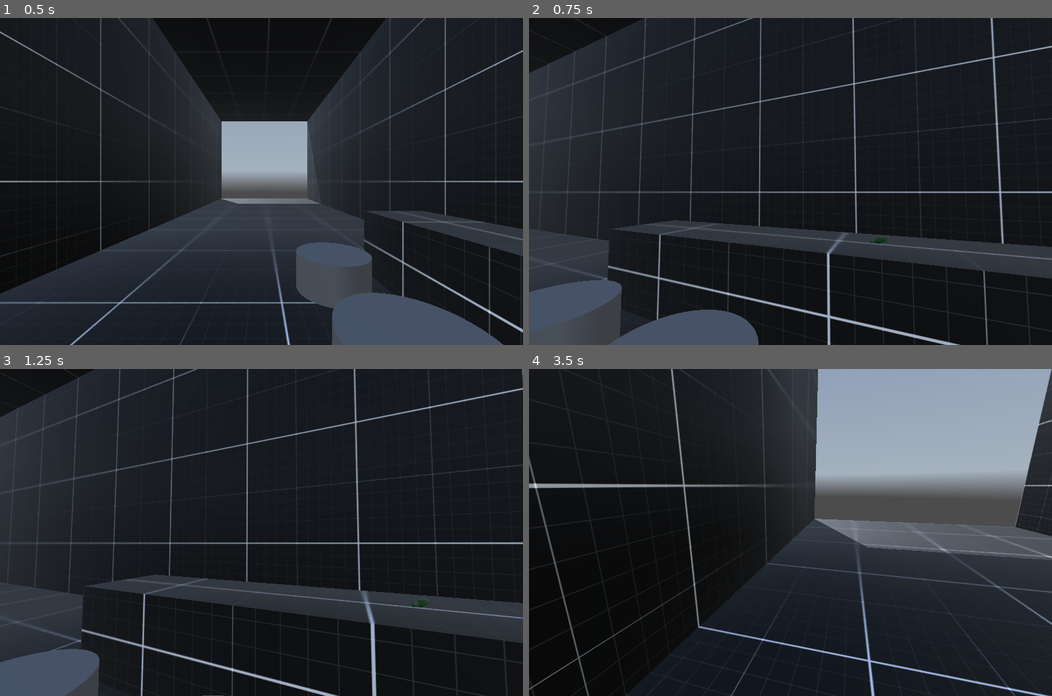
Above: before the commit, frames 1-4 (two rows, left to right).
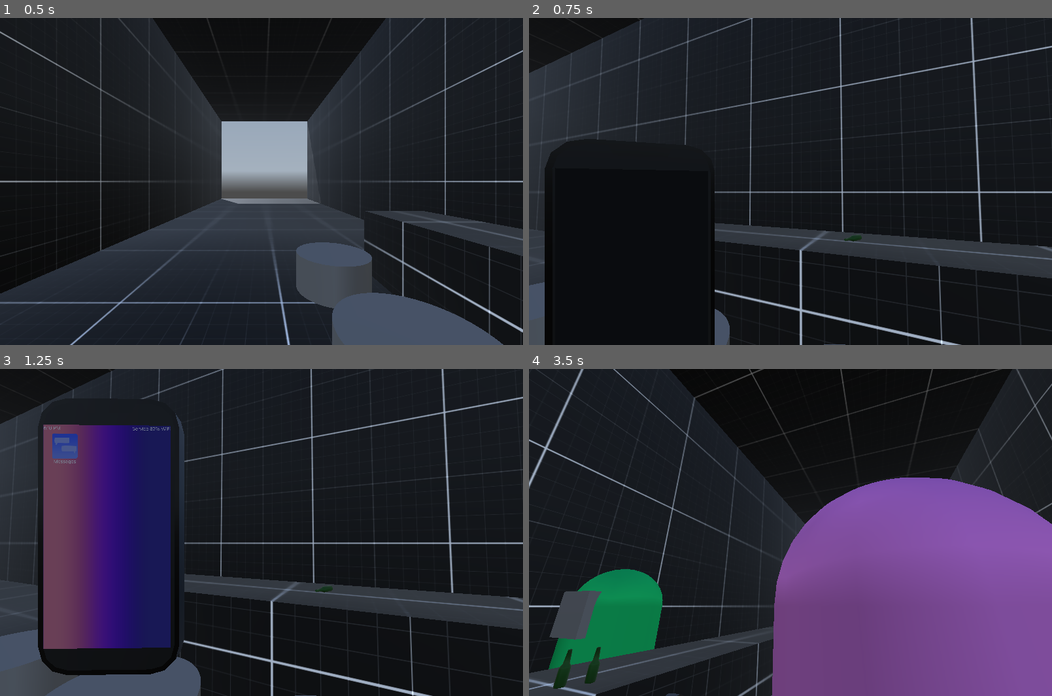
Above: after the commit, the same moments.

Repository: LucasMc17/One-Man-s-Trash
Game: Godot game, scene res://levels/level_01/root.tscn
The game is run twice, just before and just after one commit, with the same random seed, the same clock (stepped at 60 frames per second) and the same inputs. A sky picture missing from this copy of the repository is replaced by a grey-blue gradient.
Inputs (mouse positions are in pixels of both pictures, inside the frame that each line leads up to):
- Up to frame 1 (0.5 s): no input
- Up to frame 2 (0.75 s): tap Enter (enter) at 0.5, 0.6 s; move the mouse to (816, 181) at 0.52 s; hold W (move_forward) from 0.53 s (still down); hold Tab (phone) from 0.53 s (still down); click (816, 181) at 0.67 s
- Up to frame 3 (1.25 s): keep holding W (move_forward); keep holding Tab (phone)
- Up to frame 4 (3.5 s): keep holding W (move_forward); move the mouse to (764, 532) at 1.27 s; release Tab (phone) at 1.28 s; tap Tab (phone) at 1.35, 2.85 s; click (764, 532) at 1.42 s; tap Enter (enter) at 1.55, 2.1, 3.05 s; move the mouse to (800, 525) at 2.02 s; hold Tab (phone) 2.03-2.78 s; click (800, 525) at 2.17 s; move the mouse to (785, 539) at 2.77 s; click (785, 539) at 2.92 s

Frame 1 is identical in both runs. In frame 2, 13% of the frame differs, in the area x 0-100%, y 0-100%; in frame 3, 30%; in frame 4, 64%.

Commit message:
all player states reintegrated but more clean up to do

Diff:
--- a/scenes/characters/player/player.tscn
+++ b/scenes/characters/player/player.tscn
@@ -6,7 +6,8 @@
 [ext_resource type="PackedScene" uid="uid://bxsfmtysycoo3" path="res://scenes/characters/player/phone/player_phone.tscn" id="2_lvxji"]
 [ext_resource type="PackedScene" uid="uid://cekqblrfqotxk" path="res://scenes/ui/dialogue/dialogue_layer.tscn" id="3_5gtgg"]
 [ext_resource type="Script" uid="uid://0kqfhx68yfos" path="res://scenes/characters/player/states/attention_states/player_freelook_state.gd" id="7_xuses"]
-[ext_resource type="Script" uid="uid://lh2j23ejhb7o" path="res://scenes/characters/player/states/attention_states/talk_state.gd" id="8_qek5x"]
+[ext_resource type="Script" uid="uid://c5iy7liovrtbk" path="res://scenes/characters/player/states/attention_states/player_phone_state.gd" id="8_3xnwo"]
+[ext_resource type="Script" uid="uid://lh2j23ejhb7o" path="res://scenes/characters/player/states/attention_states/player_talk_state.gd" id="8_qek5x"]
 [ext_resource type="Script" uid="uid://cd6aba0yvmgkq" path="res://scenes/characters/player/states/movement_states/player_freemove_state.gd" id="8_xuses"]
 [ext_resource type="Script" uid="uid://papflnia2cun" path="res://scenes/characters/player/states/movement_states/player_sit_state.gd" id="9_42irl"]
 
@@ -118,6 +119,11 @@
 PLAYER = NodePath("../..")
 metadata/_custom_type_script = "uid://0kqfhx68yfos"
 
+[node name="Phone" type="Node" parent="AttentionStateMachine" node_paths=PackedStringArray("PLAYER")]
+script = ExtResource("8_3xnwo")
+PLAYER = NodePath("../..")
+metadata/_custom_type_script = "uid://c5iy7liovrtbk"
+
 [node name="MovementStateMachine" type="Node" parent="." node_paths=PackedStringArray("CURRENT_STATE")]
 unique_name_in_owner = true
 script = ExtResource("1_8afob")
--- /dev/null
+++ b/scenes/characters/player/states/attention_states/player_phone_state.gd
@@ -0,0 +1,34 @@
+class_name PlayerPhoneState extends PlayerAttentionState
+
+# var prev_state : PlayerState
+# var keep_momentum := false
+
+func _ready():
+	DISABLE_MOVEMENT = true
+	DISABLE_INPUT = true
+	CAPTURE_MOUSE = false
+
+func enter(previous_state : State = null, ext := {}):
+	super(previous_state, ext)
+	# if previous_state._movement_enabled:
+	# 	keep_momentum = true
+	# prev_state = previous_state
+	PLAYER.PHONE.activate()
+	PLAYER.kill_camera_momentum()
+
+func exit():
+	PLAYER.PHONE.deactivate()
+	Global.PLAYER_PHONE.CURRENT_STATE.transition('HomeState')
+	# keep_momentum = false
+	# prev_state = null
+
+# func update(_delta):
+# 	if keep_momentum:
+# 		PLAYER.handle_idle_momentum(DECELERATION)
+
+func input(event):
+	if event.is_action_pressed("phone"):
+		# if prev_state:
+		# 	transition(prev_state.name)
+		# else:
+			transition('Freelook')
--- a/scenes/characters/player/states/phone_state.gd
+++ /dev/null
@@ -1,33 +0,0 @@
-class_name PhoneState extends PlayerState
-
-var prev_state : PlayerState
-var keep_momentum := false
-
-func _ready():
-	_phone_enabled = true
-	_mouse_enabled = true
-
-func enter(previous_state : State = null, ext := {}):
-	super(previous_state, ext)
-	if previous_state._movement_enabled:
-		keep_momentum = true
-	prev_state = previous_state
-	PLAYER.PHONE.activate()
-	PLAYER.kill_camera_momentum()
-
-func exit():
-	PLAYER.PHONE.deactivate()
-	Global.PLAYER_PHONE.CURRENT_STATE.transition('HomeState')
-	keep_momentum = false
-	prev_state = null
-
-func update(_delta):
-	if keep_momentum:
-		PLAYER.handle_idle_momentum(DECELERATION)
-
-func input(event):
-	if event.is_action_pressed("phone"):
-		if prev_state:
-			transition(prev_state.name)
-		else:
-			transition('FreeMoveState')
Not shown: 1 places in scenes/characters/player/player.tscn that only renumber resources
Renamed: scenes/characters/player/states/phone_state.gd.uid -> scenes/characters/player/states/attention_states/player_phone_state.gd.uid
Renamed: scenes/characters/player/states/attention_states/talk_state.gd -> scenes/characters/player/states/attention_states/player_talk_state.gd
Renamed: scenes/characters/player/states/attention_states/talk_state.gd.uid -> scenes/characters/player/states/attention_states/player_talk_state.gd.uid
